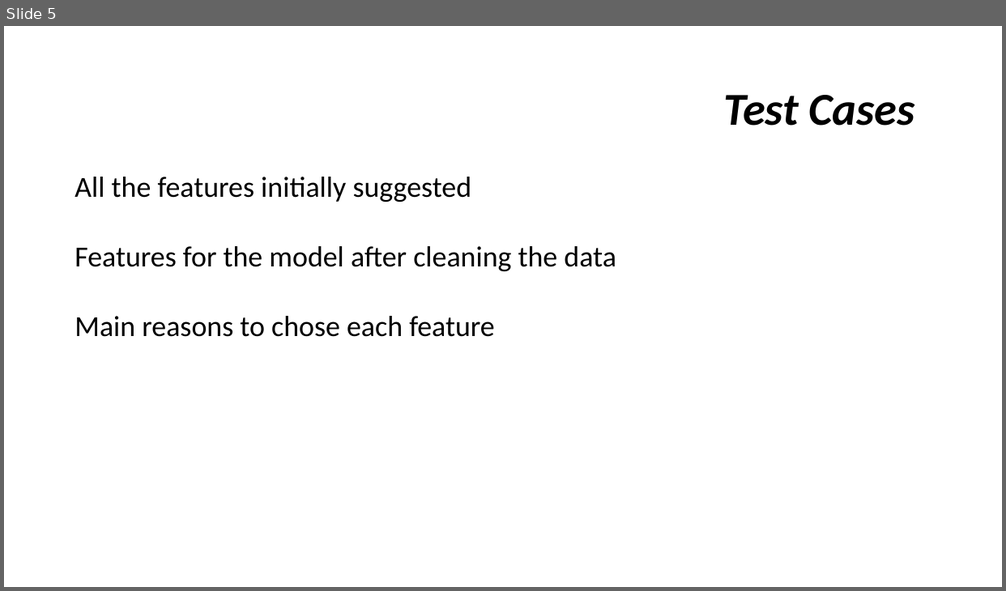
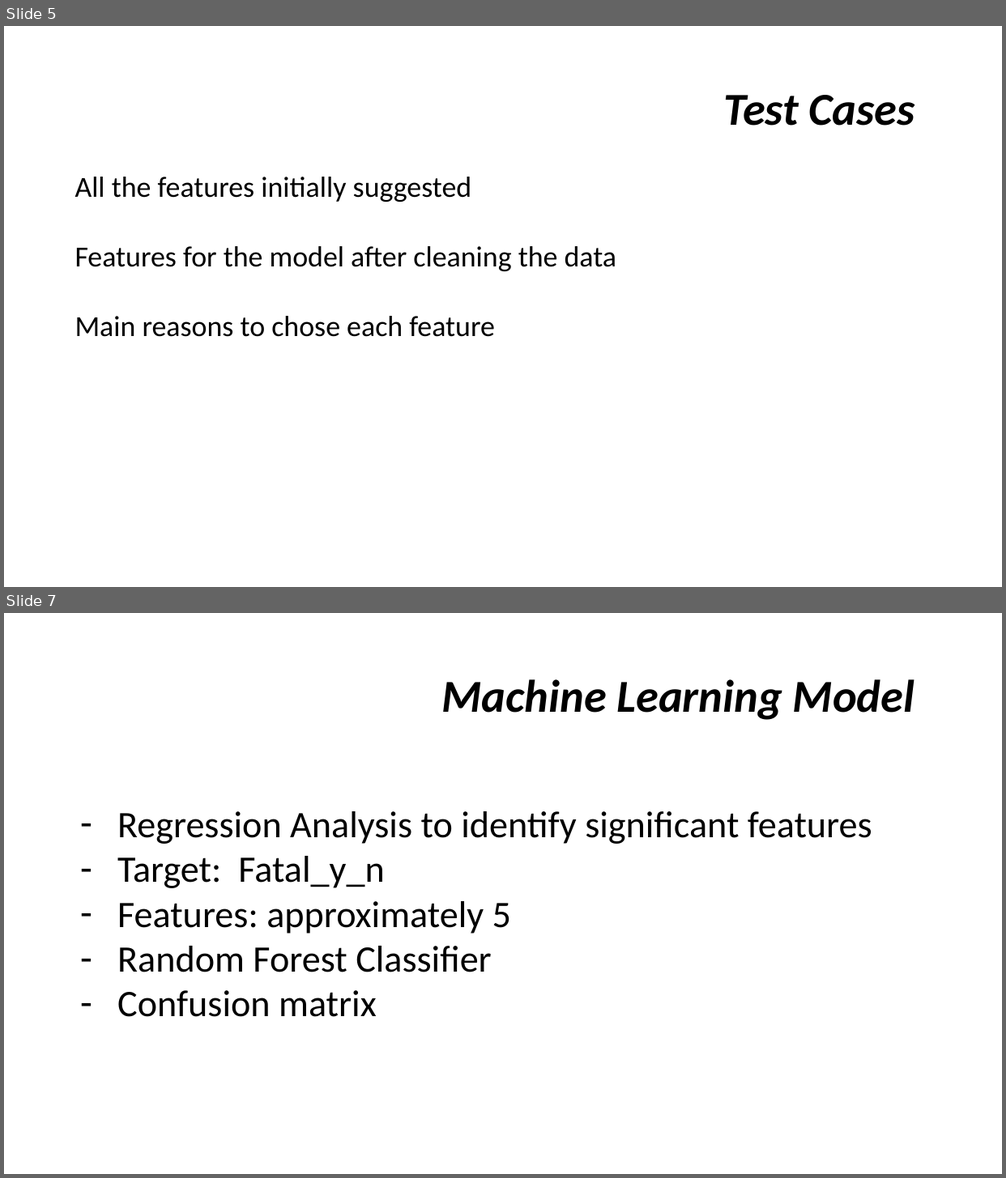
Before and after one commit to gcolareta/Shark_Attacks, a slide deck: Presentation/Shark attacks.pptx. Shown one above the other, each under a label of ours: slide 5 before the commit, slides 5 and 7 after it; the slides between them are not shown. The pictures are 1006x591 and 1006x1178 pixels, drawn with LibreOffice and Linux fonts; fonts in the diff are those of the drawing. Boxes give left, top, right and bottom in pixels: in the first picture for what was removed or moved away, otherwise in the second. Text is boxed around its words. In the diff, an @@ line names an element or a change of style, - is before the commit and + after.

```diff
--- a/Presentation/Shark attacks.pptx
+++ b/Presentation/Shark attacks.pptx
@@ slide 7 added at bbox=[4, 613, 1002, 1174], background #FFFFFF @@
@@ title added at bbox=[442, 679, 914, 720], 44 pt, text #000000, bold, italic @@
+Machine Learning Model
@@ text added at bbox=[117, 811, 872, 1017], 36 pt, text #000000 @@
+– Regression Analysis to identify significant features
+– Target: Fatal_y_n
+– Features: approximately 5
+– Random Forest Classifier
+– Confusion matrix
```
Also in this commit, not shown: 5 slides changed, 4 other slides added, 2 slides removed.
